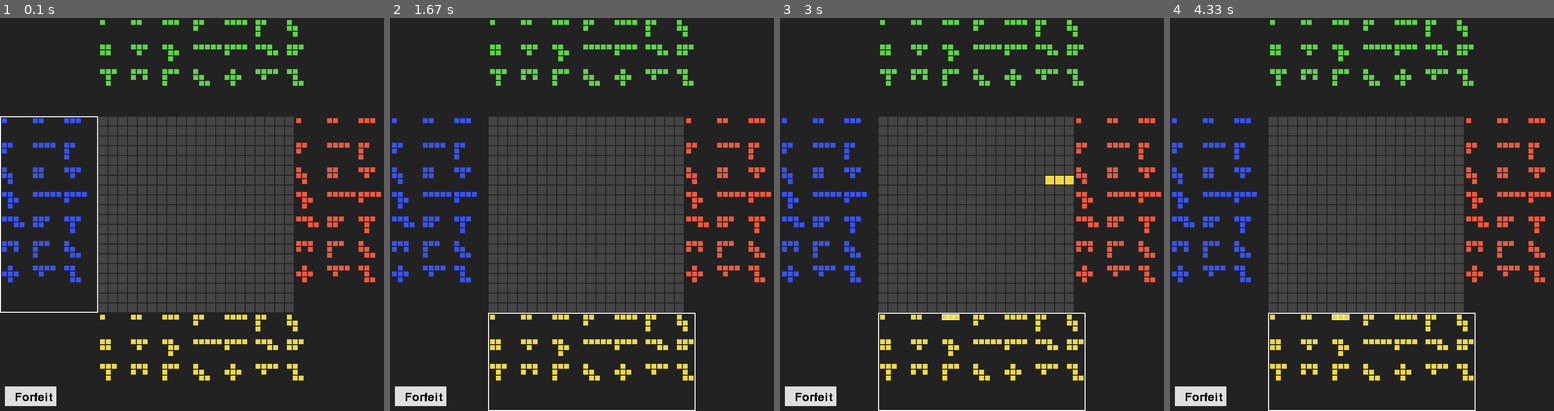
Above: before the commit, frames 1-4 (left to right).
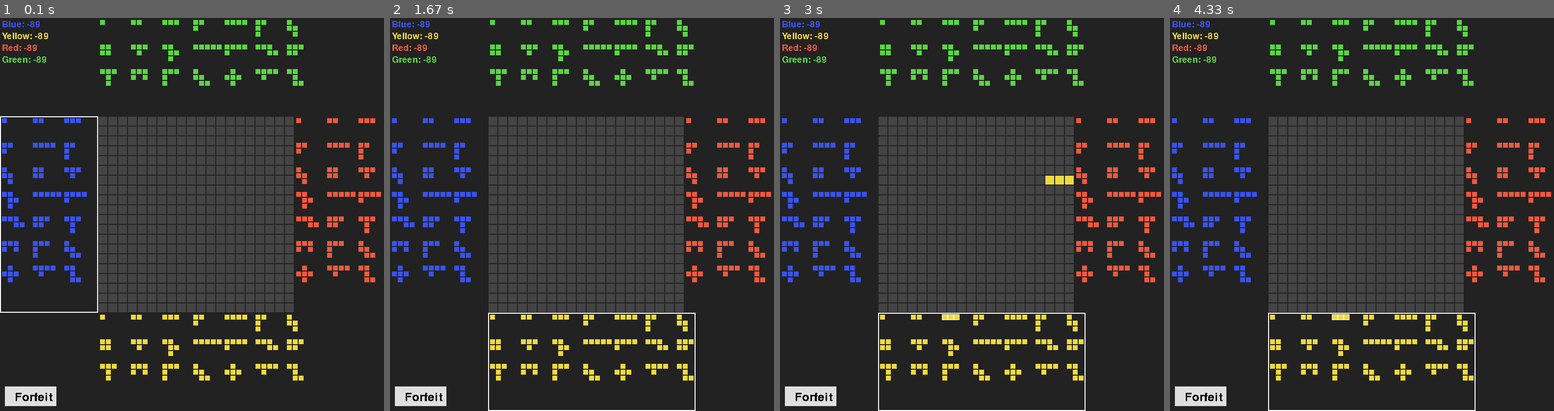
Above: after the commit, the same moments.

Repository: lhalcomb/Blokus
Game: pygame game, started from BlokusPyGame/src/main.py
Same seed, same stepped clock (60 frames per second), same inputs: the game is played once before the commit and once after it.
Inputs (mouse positions are in pixels of both pictures, inside the frame that each line leads up to):
- Up to frame 1 (0.1 s): no input
- Up to frame 2 (1.67 s): click "Forfeit" at 0.38 s; click (493, 218) at 0.72 s
- Up to frame 3 (3 s): click (956, 316) at 2.05 s; click (975, 261) at 2.38 s; right-click (1056, 183) at 2.72 s
- Up to frame 4 (4.33 s): click (1469, 179) at 3.05 s; click (1450, 143) at 3.88 s; click (1246, 80) at 4.22 s

The runs differ from the first frame. In frame 1, 0.3% of the frame differs, in the area x 0-13%, y 0-12%; in frame 2, 0.3%; in frame 3, 0.3%; in frame 4, 0.3%.

Commit message:
Render player scores

Diff:
--- a/BlokusPyGame/src/turn.py
+++ b/BlokusPyGame/src/turn.py
@@ -11,15 +11,17 @@
         self.active_players = self.players.copy()
         self.current_player = self.active_players[0]
         self.game_over = False
+        self.scores: dict[Color, int] = self.get_scores()
 
     def place_piece(self, piece: Piece):
         self.current_player.remove_piece(piece.shape)
         self.board.place_piece(piece)
+        self.scores = self.get_scores()
         self.next_turn()
 
     def next_turn(self):
         """
-        Sets current_player to the next player. Returns false if the game is over.
+        Sets current_player to the next player. Ends the game when no players are left.
         """
         player = self.current_player
         player.piece = None
@@ -37,9 +39,8 @@
     def end_game(self):
         self.game_over = True
 
-        scores = self.get_scores()
-        max_score = max(scores.values())
-        winners = [color for color, score in scores.items() if score == max_score]
+        max_score = max(self.scores.values())
+        winners = [color for color, score in self.scores.items() if score == max_score]
 
         text = "Winner" if len(winners) == 1 else "Tie between"
         print(f"{text}: {', '.join([str(color) for color in winners])} with a score of {max_score}")
--- a/BlokusPyGame/src/ui.py
+++ b/BlokusPyGame/src/ui.py
@@ -86,6 +86,7 @@
         self._render_piece_hover()
         self._render_forfeit_button()
         self._render_game_over_text()
+        self._render_scores()
 
         pygame.display.flip()
 
@@ -236,3 +237,13 @@
         pygame.draw.rect(self.screen, color, text_rect.inflate(padding * 2, padding * 2))
 
         self.screen.blit(font_surface, text_rect)
+
+    def _render_scores(self):
+        scores = self.turn.scores
+        font = pygame.font.Font(pygame.font.get_default_font(), 18)
+        y = 4
+
+        for color, score in scores.items():
+            font_surface = font.render(f"{color.name.title()}: {score}", False, f"#{color.value:X}")
+            self.screen.blit(font_surface, (4, y))
+            y += 24
